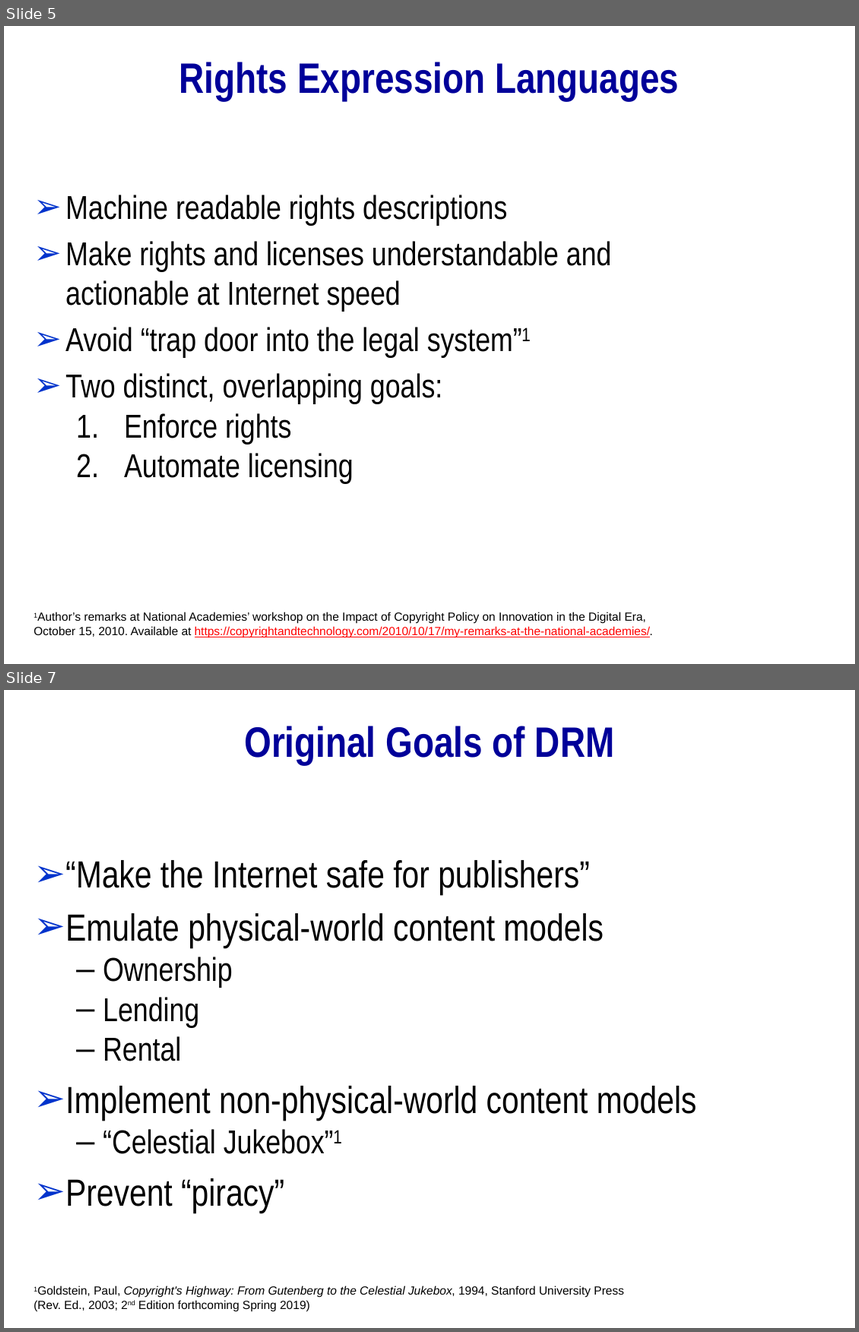
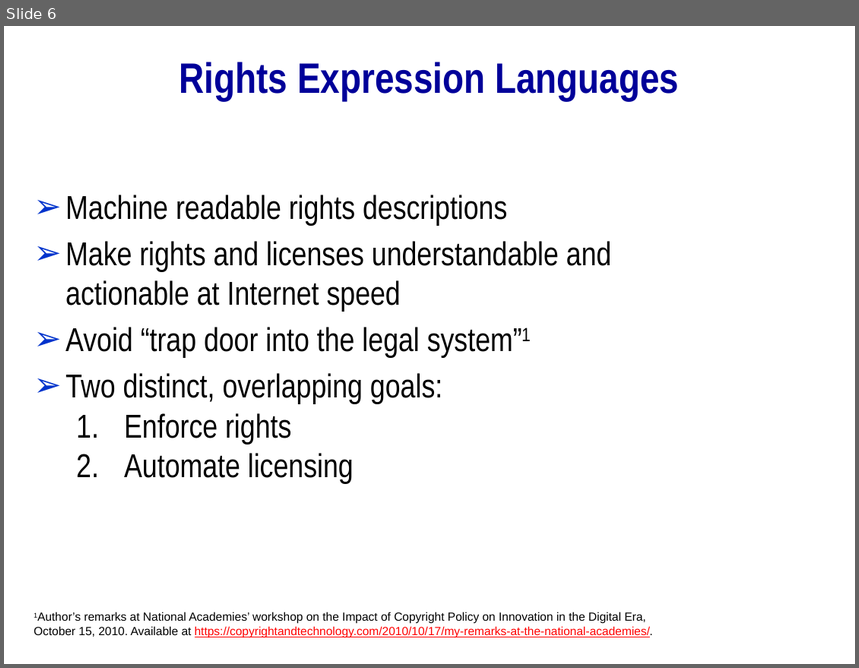
Before and after one commit to mitmedialab/2019-MIT-Computational-Law-Course, a slide deck: Presentations/Rights Expression Languages.pptx. Shown one above the other, each under a label of ours: slides 5 and 7 before the commit, slide 6 after it; the slides between them are not shown. The pictures are 859x1332 and 859x668 pixels, drawn with LibreOffice and Linux fonts; fonts in the diff are those of the drawing; background and template pictures are left out. Boxes give left, top, right and bottom in pixels: in the first picture for what was removed or moved away, otherwise in the second. Text is boxed around its words. In the diff, an @@ line names an element or a change of style, - is before the commit and + after.

```diff
--- a/Presentations/Rights Expression Languages.pptx
+++ b/Presentations/Rights Expression Languages.pptx
@@ slide 7 removed at (4,690,855,1328), background #FFFFFF @@
@@ title removed at (244,726,614,764) @@
-Original Goals of DRM
@@ text removed at (66,860,697,1213) @@
-➢ “Make the Internet safe for publishers”
-➢ Emulate physical-world content models
-  – Ownership
-  – Lending
-  – Rental
-➢ Implement non-physical-world content models
-  – “Celestial Jukebox”1
-➢ Prevent “piracy”
@@ text removed at (34,1286,624,1312) @@
-1Goldstein, Paul, Copyright's Highway: From Gutenberg to the Celestial Jukebox, 1994, Stanford University Press
-(Rev. Ed., 2003; 2nd Edition forthcoming Spring 2019)
@@ what was slide 5 is now slide 6 @@
```
Also in this commit, not shown: 13 slides changed, 8 slides added, 1 other slide removed, 1 other file.
